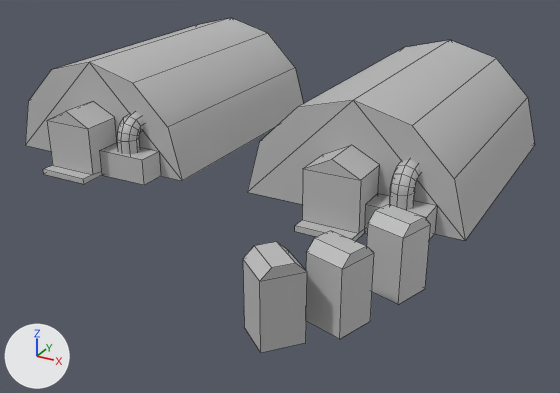
The FBX model Assets/Buildings/Models/Barracks_MESH.fbx as it was, and as the next commit left it.
The view is the same before and after, from a camera (50 mm lens) standing at (0.22, -0.34, 0.166) and looking at (0.032, 0.002, -0.005). Arrows for +X, +Y and +Z are at lower left; the lights stay in place. Mesh edges are drawn as thin lines. Where no turn or scale is listed for an object, it has been applied to the vertices. Vertices at the same position are counted once.

Names of what the first picture shows: 'BarracksMesh'.
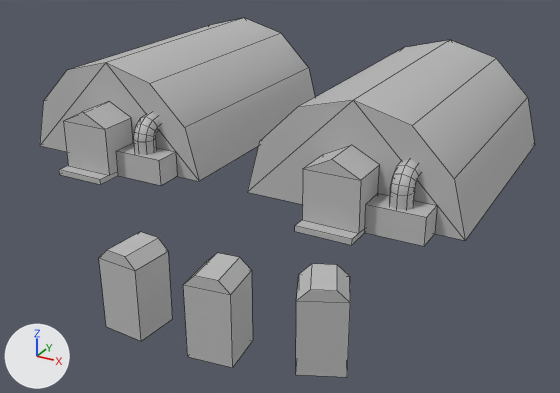
The newer file is also turned or shifted as a whole; pictures and numbers use the older file's frame.

The change, as a list of edits to the scene's bpy script:
```text
Change me_mesh:
    where me_mesh.from_pydata(...)  # 314 vertices, 247 faces; spans x -0.141..0.139, y -0.136..0.154, z 0.0..0.06
    used by ob_barracksmesh; location = (0.0, 0.0, 0.0)
    me_mesh part 1: the loose piece of 12 vertices spanning x 0.086..0.111, y -0.136..-0.11, z 0.0..0.034 is turned -42.9 degrees about the z axis through its middle, then moved by (-0.013, -0.017, 0.0)
    me_mesh part 2: the loose piece of 12 vertices spanning x 0.104..0.126, y -0.114..-0.091, z 0.0..0.034 is turned -77.3 degrees about the z axis through its middle, then moved by (-0.067, -0.038, 0.0)
    me_mesh part 3: the loose piece of 48 vertices spanning x -0.057..-0.045, y -0.028..-0.014, z 0.011..0.036 is moved by (0.009, 0.004, 0.0)
    me_mesh part 4: the loose piece of 21 vertices spanning x -0.096..-0.036, y -0.045..-0.015, z 0.0..0.038 is moved by (0.009, 0.004, 0.0)
    me_mesh part 5: the loose piece of 14 vertices spanning x -0.141..-0.021, y -0.015..0.135, z 0.0..0.06 is moved by (0.009, 0.004, 0.0)
    me_mesh part 6: the loose piece of 12 vertices spanning x 0.114..0.137, y -0.08..-0.057, z 0.0..0.034 is turned -48 degrees about the z axis through its middle, then moved by (-0.004, -0.061, 0.0)
```

Changed parts and their boxes (x1, y1, x2, y2) in the pictures (560 x 393 px; the box of a moved part takes in the faces that stretch with it):
'BarracksMesh', reshaped (7% taller): before (25, 18, 535, 353); after (40, 18, 535, 377)
part 1 of me_mesh, moved or reshaped: before (243, 242, 307, 353); after (183, 253, 253, 368)
part 2 of me_mesh, moved or reshaped: before (306, 231, 374, 339); after (99, 232, 172, 341)
part 3 of me_mesh, moved or reshaped: before (117, 112, 144, 154); after (134, 112, 161, 155)
part 4 of me_mesh, moved or reshaped: before (43, 101, 161, 185); after (59, 102, 177, 185)
part 5 of me_mesh, moved or reshaped: before (25, 18, 303, 181); after (40, 18, 315, 181)
part 6 of me_mesh, moved or reshaped: before (366, 204, 431, 304); after (296, 264, 350, 377)
